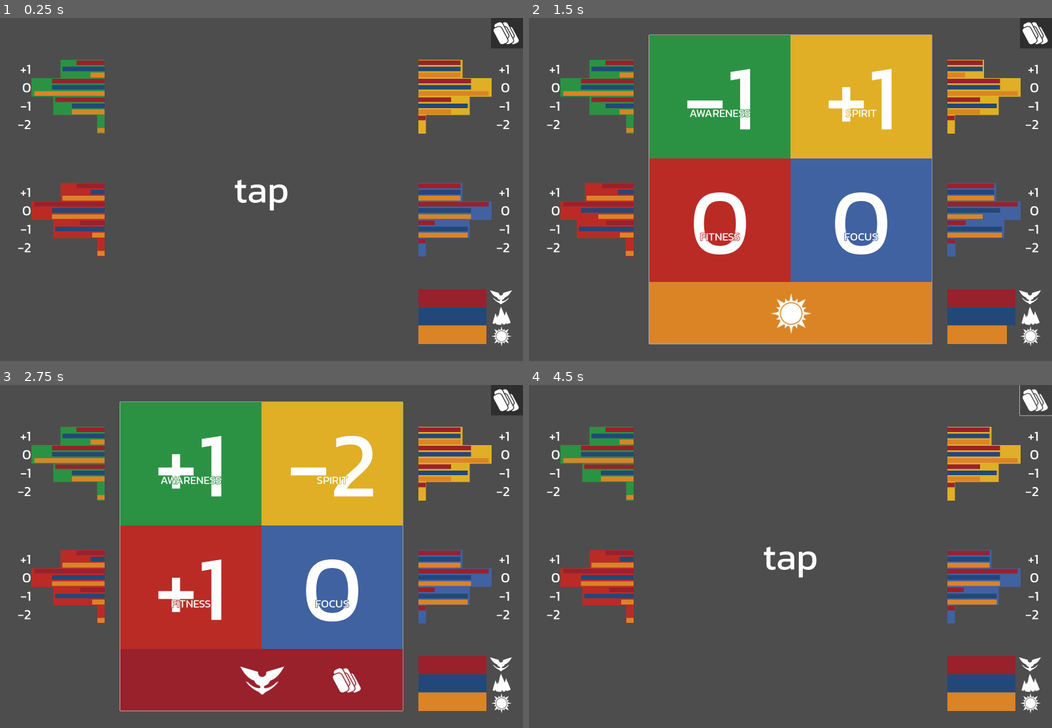
Above: before the commit, frames 1-4 (two rows, left to right).
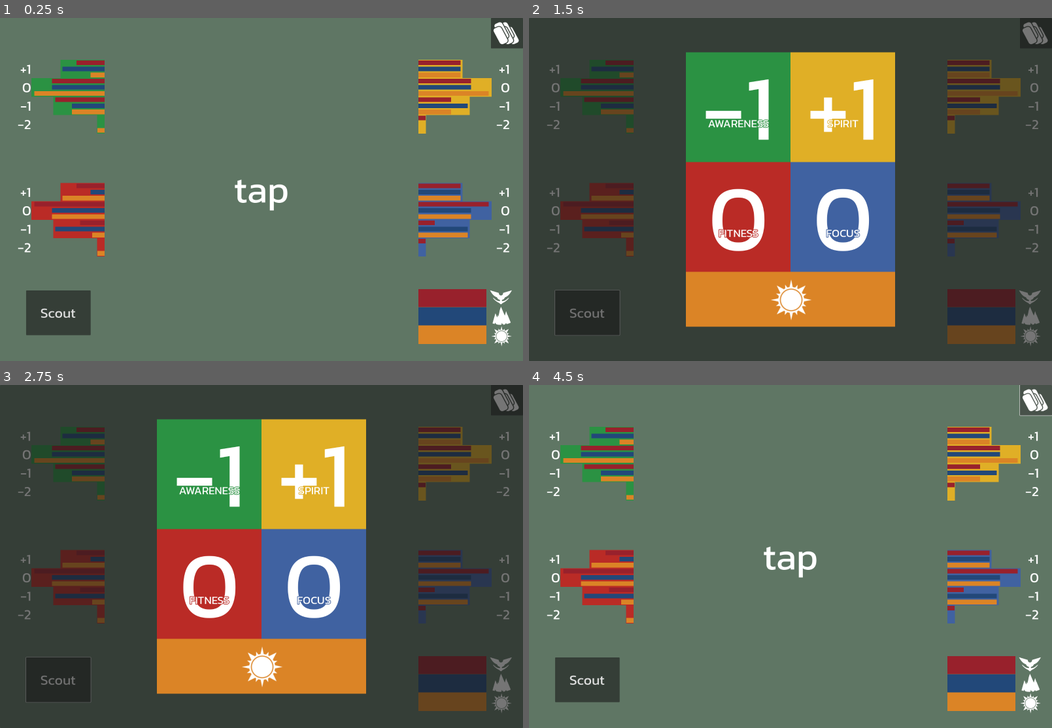
Above: after the commit, the same moments.

Repository: silverhammermba/er-challenge
Game: Godot game, scene res://game.tscn
Two runs of this game, one before a commit and one after it. Both use one fixed random seed, a clock stepped at 60 frames per second and the inputs below.
Inputs (mouse positions are in pixels of both pictures, inside the frame that each line leads up to):
- Up to frame 1 (0.25 s): no input
- Up to frame 2 (1.5 s): click (586, 312) at 0.5 s, where only the run after the commit has a clickable "Scout"; click (790, 189) at 1.27 s
- Up to frame 3 (2.75 s): click (261, 556) at 2 s
- Up to frame 4 (4.5 s): click (1036, 398) at 2.75 s; click (790, 556) at 3.5 s; click (1036, 398) at 4.25 s

The runs differ from the first frame. In frame 1, 88% of the frame differs, in the area x 0-100%, y 0-100%; in frame 2, 37%; in frame 3, 41%; in frame 4, 88%.

Commit message:
scouting

Diff:
--- a/game.gd
+++ b/game.gd
@@ -13,6 +13,8 @@
 @onready var bar_cst: ColorRect = $EffectBars/Bar
 @onready var bar_mnt: ColorRect = $EffectBars/Bar2
 @onready var bar_sun: ColorRect = $EffectBars/Bar3
+@onready var scout_overlay: Button = $ScoutOverlay
+@onready var scout_card: CardDisplay = $ScoutOverlay/CardDisplay
 
 var deck: Array[Data.Card] = []
 var current_card: Data.Card = null
@@ -34,6 +36,7 @@
 	bar_sun.color = Data.effect_color(Data.Effect.SUN)
 	if not load_game():
 		reshuffle()
+	scout(false)
 
 func shuffle() -> void:
 	deck = Data.cards.duplicate()
@@ -59,6 +62,11 @@
 	card.visible = true
 	update_dist()
 	save_game()
+
+func scout(active: bool) -> void:
+	if active:
+		scout_card.update(deck[-1])
+	scout_overlay.visible = active
 
 func update_dist() -> void:
 	bar_awa.update_dist(deck)
@@ -132,3 +140,9 @@
 
 func _on_draw_pressed() -> void:
 	draw()
+
+func _on_scout_pressed() -> void:
+	scout(true)
+
+func _on_scout_overlay_pressed() -> void:
+	scout(false)
--- a/game.tscn
+++ b/game.tscn
@@ -20,6 +20,15 @@
 grow_horizontal = 2
 grow_vertical = 2
 script = ExtResource("1_e2o6t")
+
+[node name="Background" type="ColorRect" parent="."]
+layout_mode = 1
+anchors_preset = 15
+anchor_right = 1.0
+anchor_bottom = 1.0
+grow_horizontal = 2
+grow_vertical = 2
+color = Color(0.371747, 0.462555, 0.392134, 1)
 
 [node name="BarArea2" type="Control" parent="."]
 layout_mode = 1
@@ -210,5 +219,36 @@
 icon = ExtResource("3_fc0e3")
 expand_icon = true
 
+[node name="Scout" type="Button" parent="."]
+layout_mode = 1
+anchors_preset = -1
+anchor_left = 0.05
+anchor_top = 0.8
+anchor_right = 0.17
+anchor_bottom = 0.925
+offset_top = -8.0
+offset_right = 8.0
+grow_vertical = 0
+theme_override_font_sizes/font_size = 60
+text = "Scout"
+
+[node name="ScoutOverlay" type="Button" parent="."]
+layout_mode = 1
+anchors_preset = 15
+anchor_right = 1.0
+anchor_bottom = 1.0
+grow_horizontal = 2
+grow_vertical = 2
+
+[node name="CardDisplay" parent="ScoutOverlay" instance=ExtResource("6_eow3j")]
+layout_mode = 1
+anchors_preset = -1
+anchor_left = 0.3
+anchor_top = 0.1
+anchor_right = 0.7
+anchor_bottom = 0.9
+
 [connection signal="pressed" from="CardArea/CardContainer/Draw" to="." method="_on_draw_pressed"]
 [connection signal="pressed" from="Reshuffle" to="." method="_on_reshuffle_pressed"]
+[connection signal="pressed" from="Scout" to="." method="_on_scout_pressed"]
+[connection signal="pressed" from="ScoutOverlay" to="." method="_on_scout_overlay_pressed"]
